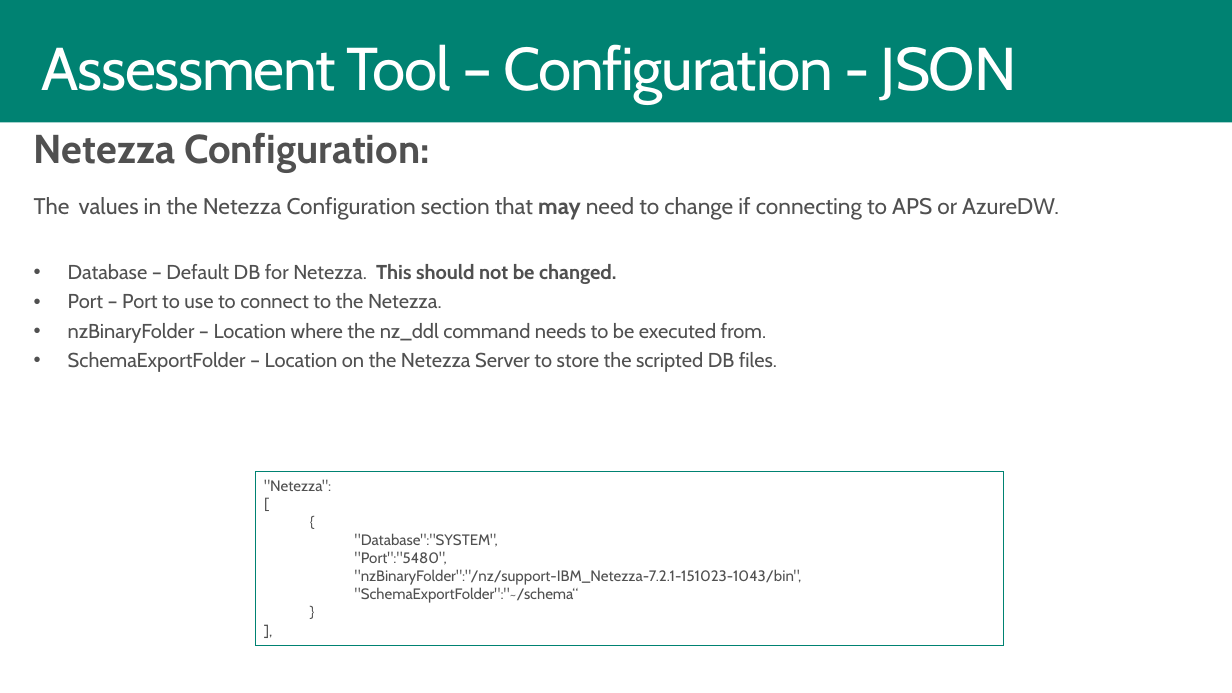
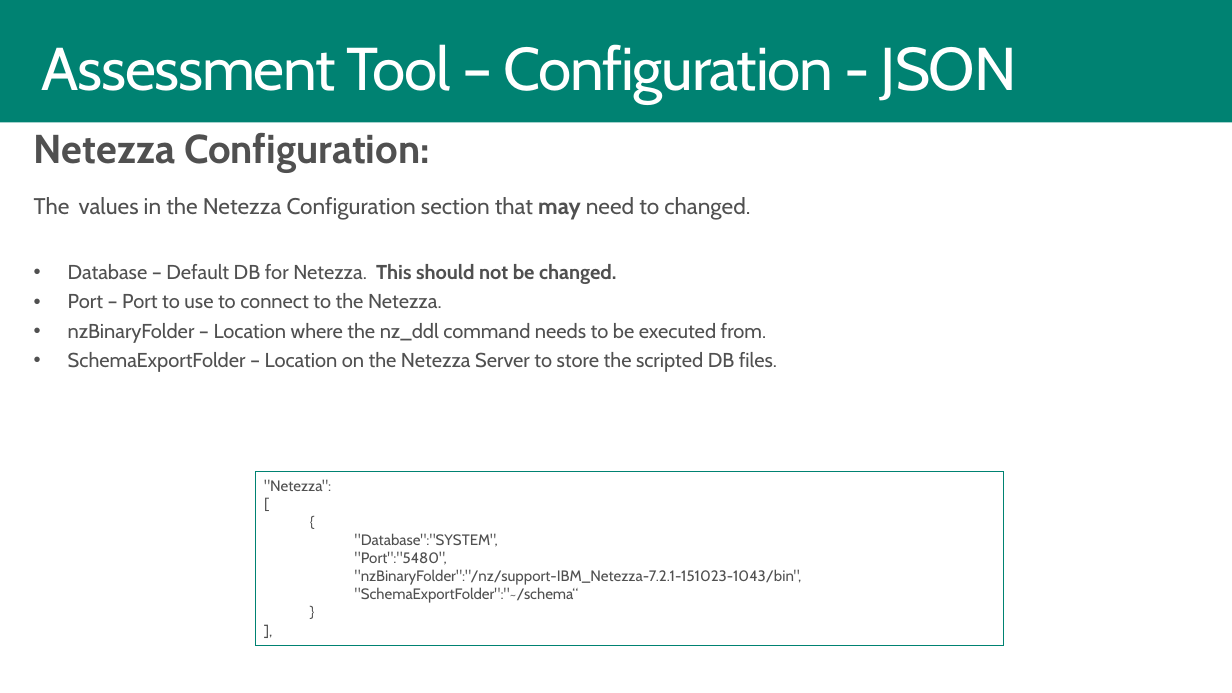
Before and after one commit to microsoft/AzureDWScriptsandUtilities, a slide deck: slide 14 of Assessment/AssessmentTool.pptx. Drawn at 1232x693 pixels with LibreOffice and Linux fonts; fonts in the diff are those of the drawing; background and template pictures are left out. Boxes give left, top, right and bottom in pixels: in the first picture for what was removed or moved away, otherwise in the second. Text is boxed around its words. In the diff, an @@ line names an element or a change of style, - is before the commit and + after.

Commit message:
Added Teradata sections as place holders

```diff
--- a/Assessment/AssessmentTool.pptx
+++ b/Assessment/AssessmentTool.pptx
@@ text at box(34, 197, 750, 220): text changed @@
-The values in the Netezza Configuration section that may need to change if connecting to APS or AzureDW.
+The values in the Netezza Configuration section that may need to changed.
```
Also in this commit, not shown: 2 other slides changed, 1 slide added, 1 other file.
